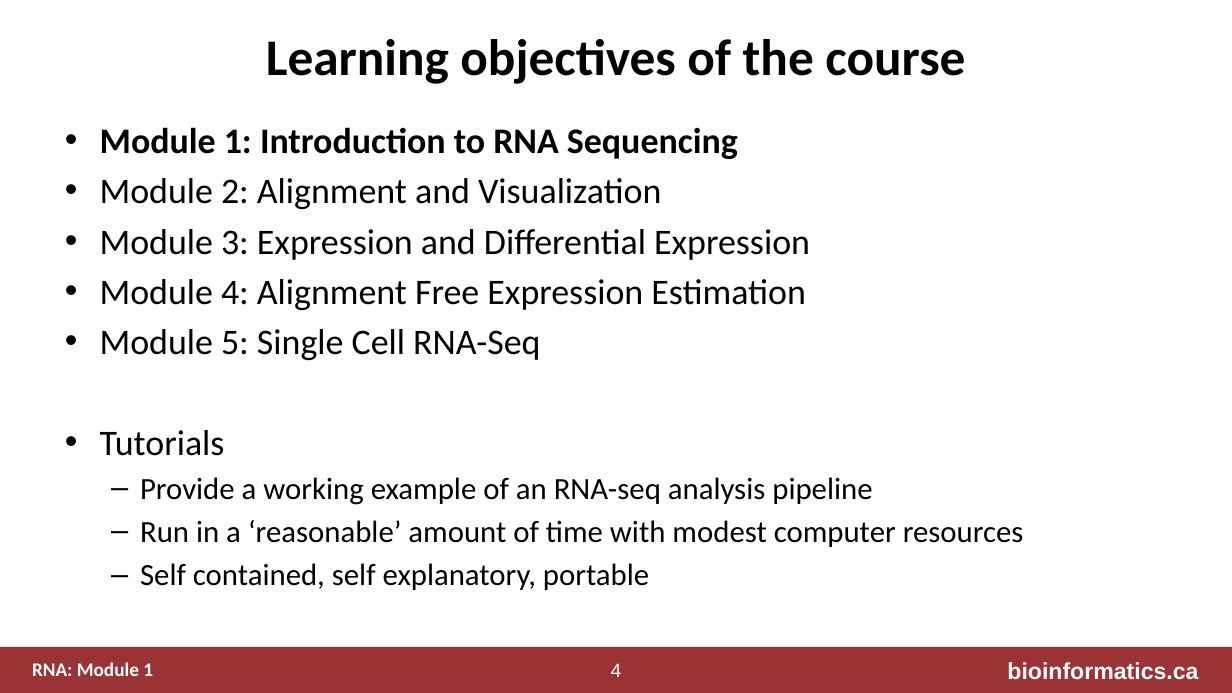
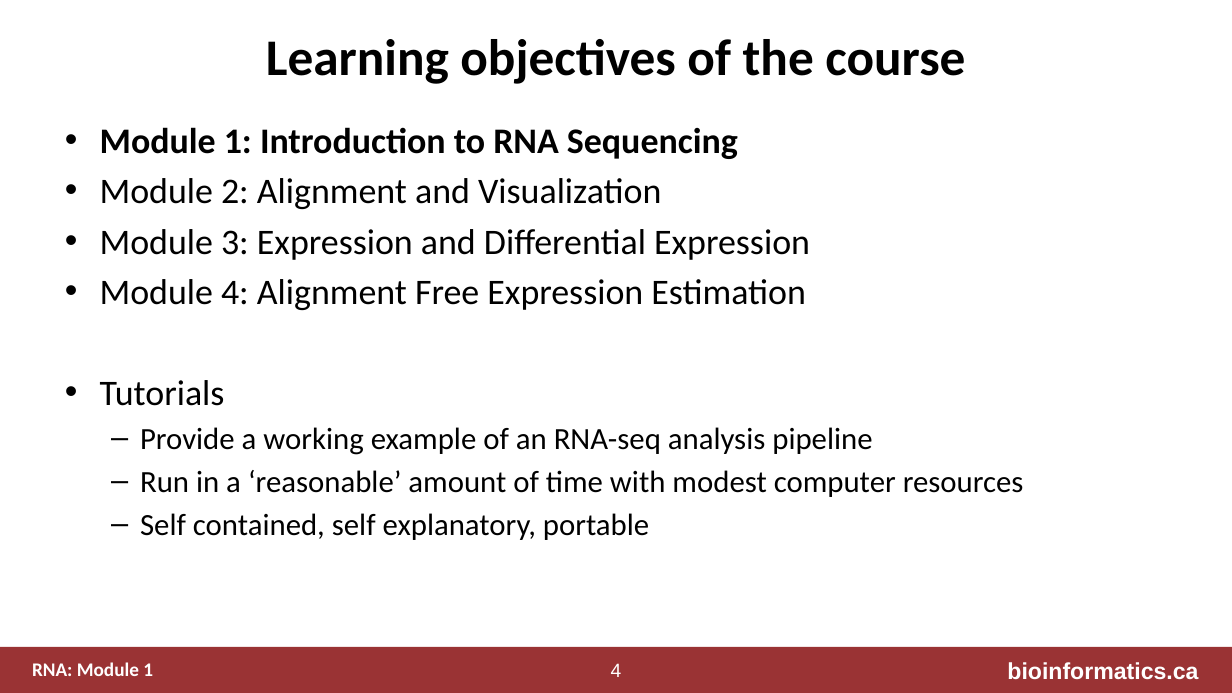
Before and after one commit to griffithlab/rnabio.org, a slide deck: slide 4 of assets/lectures/cbw/2021/full/RNASeq_Module1_IntrotoRNA.pptx. Drawn at 1232x693 pixels with LibreOffice and Linux fonts; fonts in the diff are those of the drawing. Boxes give left, top, right and bottom in pixels: in the first picture for what was removed or moved away, otherwise in the second. Text is boxed around its words. In the diff, an @@ line names an element or a change of style, - is before the commit and + after.

Commit message:
remove scRNA from outline

```diff
--- a/assets/lectures/cbw/2021/full/RNASeq_Module1_IntrotoRNA.pptx
+++ b/assets/lectures/cbw/2021/full/RNASeq_Module1_IntrotoRNA.pptx
@@ text at (100, 329, 540, 360): paragraph removed @@
-• Module 5: Single Cell RNA-Seq
```
